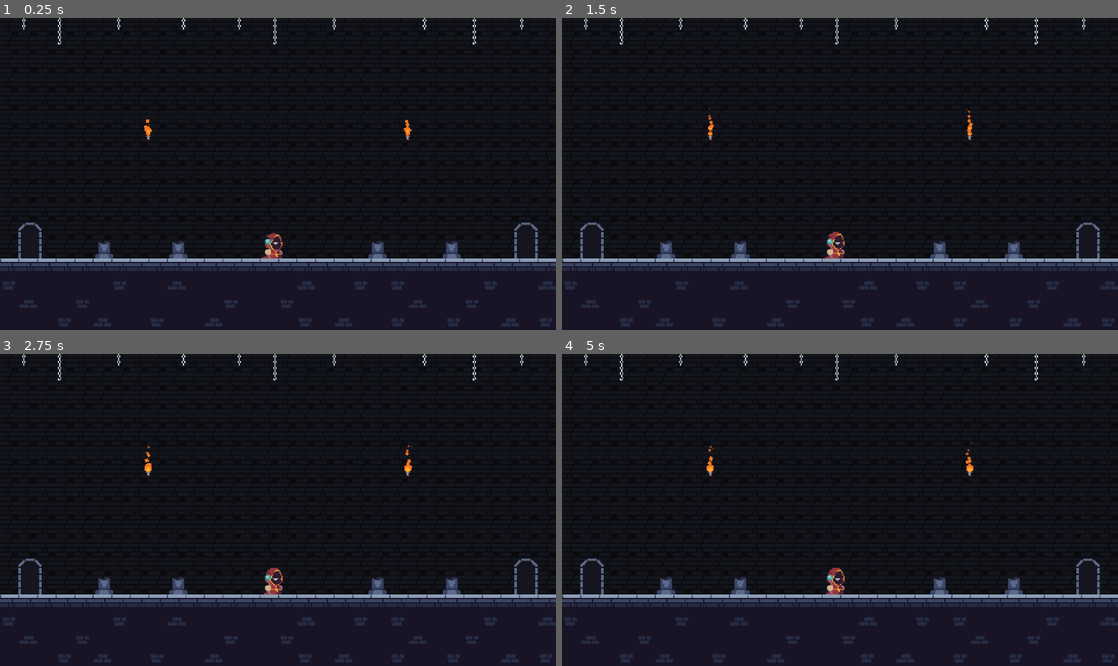
Above: before the commit, frames 1-4 (two rows, left to right).
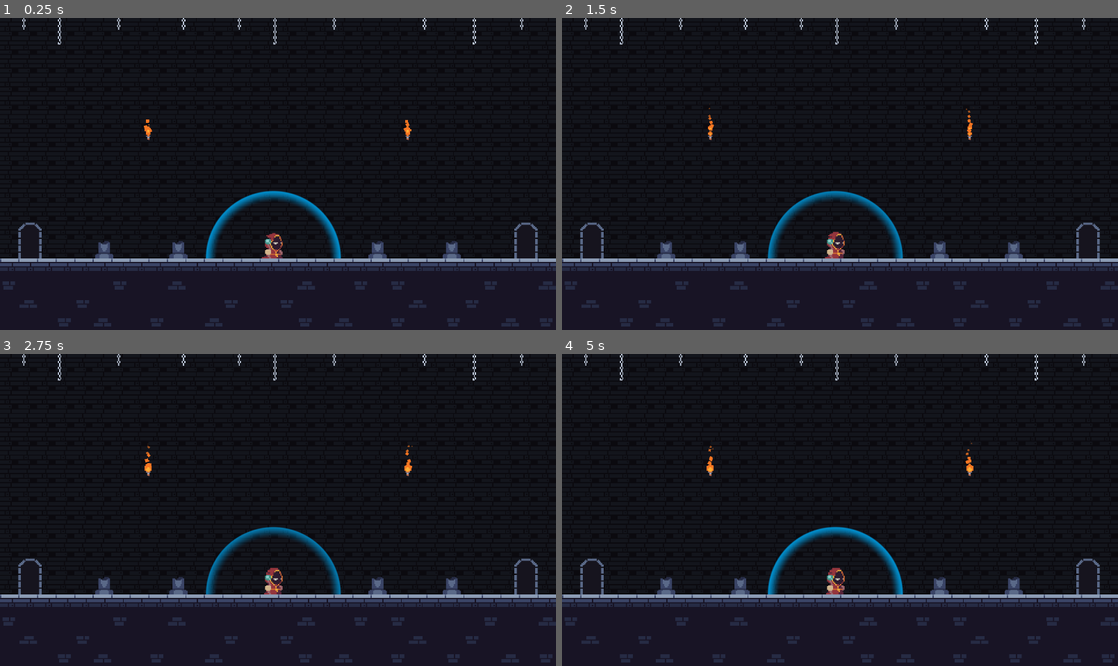
Above: after the commit, the same moments.

Repository: Joao-victor-da-silva/Let_Me_Brew
Game: Godot game, scene res://cenas/jogo.tscn
The game is run twice, just before and just after one commit, with the same random seed, the same clock (stepped at 60 frames per second) and the same inputs.
Inputs:
- Up to frame 1 (0.25 s): no input
- Up to frame 2 (1.5 s): no input
- Up to frame 3 (2.75 s): no input
- Up to frame 4 (5 s): no input

The runs differ from the first frame. In frame 1, 1.1% of the frame differs, in the area x 37-62%, y 55-78%; in frame 2, 1.0%; in frame 3, 1.0%; in frame 4, 1.1%.

Commit message:
Escudo do Player (arte)

Diff:
--- /dev/null
+++ b/assets/shaders/barreira.gdshader
@@ -0,0 +1,16 @@
+shader_type canvas_item;
+
+uniform vec4 shield_color : source_color;
+uniform float blink_speed : hint_range(0.0, 16.0, 0.1) = 4.0;
+
+float circle(vec2 position, float radius, float feather) {
+	return smoothstep(radius, radius + feather, length(position - vec2(0.5)));
+}
+
+void fragment() {
+	float outer = circle(vec2(UV.x, UV.y), 0.45, 0.01);
+	float fade_effect = sin(TIME * blink_speed) * 0.01;
+	float inner = 1.0 - circle(vec2(UV.x, UV.y), 0.375, 0.1 - fade_effect);
+	COLOR = shield_color;
+	COLOR.a -= outer + inner;
+}
--- a/cenas/castelo.tscn
+++ b/cenas/castelo.tscn
@@ -291,6 +291,7 @@
 
 [node name="Fundo" type="TileMapLayer" parent="."]
 modulate = Color(0.52, 0.52, 0.52, 1)
+z_index = -10
 texture_filter = 1
 tile_map_data = PackedByteArray("AAAdABAAAAABAAEAAAAdAA8AAAABAAEAAAAdAA4AAAABAAEAAAAdAA0AAAABAAEAAAAdAAwAAAABAAEAAAAdAA …(12016 unchanged characters)…
 tile_set = SubResource("TileSet_m5yh1")
--- a/cenas/mago.tscn
+++ b/cenas/mago.tscn
@@ -1,6 +1,13 @@
-[gd_scene load_steps=9 format=3 uid="uid://c1c5sbup2ejfk"]
+[gd_scene load_steps=12 format=3 uid="uid://c1c5sbup2ejfk"]
 
+[ext_resource type="Shader" uid="uid://r2dej8e6fvkm" path="res://assets/shaders/barreira.gdshader" id="1_0b7qp"]
+[ext_resource type="Texture2D" uid="uid://341mtqdrnyt4" path="res://assets/sprites/quadrado.png" id="1_axpp8"]
 [ext_resource type="Texture2D" uid="uid://dpsovyqj7j0g4" path="res://assets/sprites/Mage_idle.png" id="1_sgq7f"]
+
+[sub_resource type="ShaderMaterial" id="ShaderMaterial_h3r2y"]
+shader = ExtResource("1_0b7qp")
+shader_parameter/shield_color = Color(0, 0.596078, 0.858824, 1)
+shader_parameter/blink_speed = 4.0
 
 [sub_resource type="AtlasTexture" id="AtlasTexture_sgq7f"]
 atlas = ExtResource("1_sgq7f")
@@ -54,6 +61,13 @@
 
 [node name="Mago" type="Node2D"]
 
+[node name="Escudo" type="Sprite2D" parent="."]
+z_index = -1
+texture_filter = 1
+material = SubResource("ShaderMaterial_h3r2y")
+scale = Vector2(64, 64)
+texture = ExtResource("1_axpp8")
+
 [node name="Sprite" type="AnimatedSprite2D" parent="."]
 texture_filter = 1
 position = Vector2(0, -10)
Not shown, added: assets/shaders/barreira.gdshader.uid
Binary file added: assets/sprites/eulbink-8x.png
Not shown, added: assets/sprites/eulbink-8x.png.import
